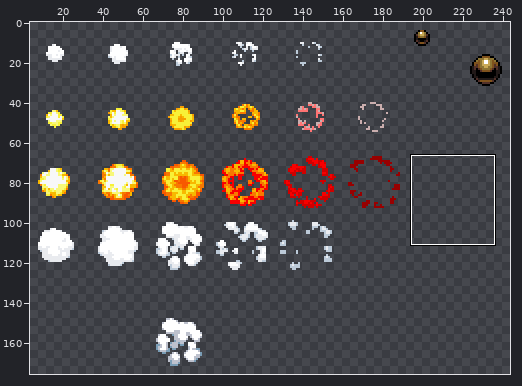
Sprite sheet: Invasion.gmx/sprites/images/sprGfx_0.png. Above, an overview of the earlier version with the close-up marked.
Close-up. Before:
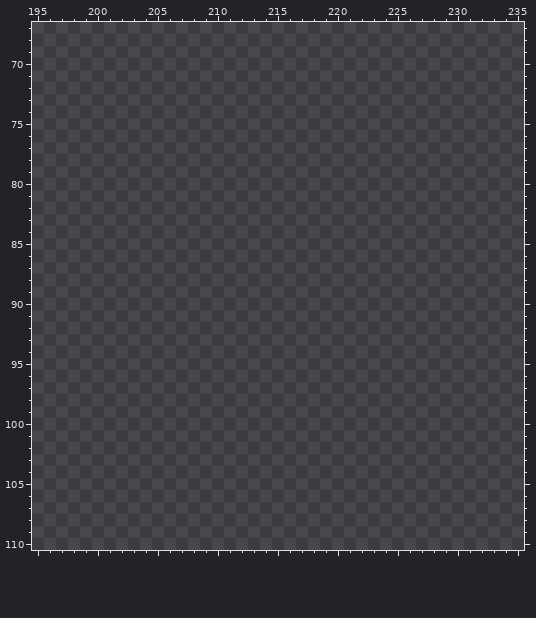
The file is 272x224 pixels. Colours within 5 levels of each other are drawn and written as one. Shown: x 195..235, y 67..110. The wide view leaves out empty margins. The commit also changed other parts of the picture, which this record leaves out.
After:
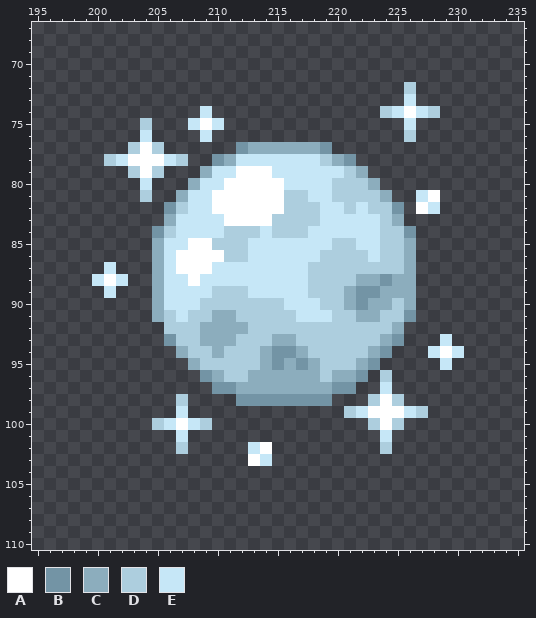
Palette (. is transparent): A #ffffff  B #7394a5  C #8cadbd  D #adcede  E #c6e7f7
Difference:
Changed rows in their new state; - is an unchanged pixel.
first column x 200:
 72 --------------------------D----
 73 --------------------------E----
 74 ---------E--------------DEAED--
 75 ----D---EAE---------------E----
 76 ----E----E----------------D----
 77 ---DAD------BCCCCCCB-----------
 78 -DEAAAED--BCEEEEEEEDCB---------
 79 ---DAD---CEEAAAEEEEEEDC--------
 80 ----E---CEEAAAAAEEEEDDDC-------
 81 ----D--CEEAAAAAADDEEDDDDC--EA--
 82 ------BDEEAAAAAADDDEEDEDDB-AE--
 83 ------CEEEEAAAADDDDEEEEEDC-----
 84 -----BDEEEEDDDEDDDEEEEEEDDB----
 85 -----CEEAADDDEEEEEEEDDEEDDC----
 86 -----CEAAAADDEEEEEEDDDDEDDC----
 87 -E---CEAAAEEEEEEEEDDDDDDDDC----
 88 EAE--CEEAEEEEEEEEEDDDDCCBCC----
 89 -E---CEEEEDDDEEEEEDDDCBBCCC----
 90 -----CEEEDDDDDDDEEEDDCBCCDC----
 91 -----CDEDDCCDDDDDEEEDDCCDDB----
 92 ------DDDCCCCDDDDDDDDDDDDC-----
 93 ------BDDCCCDDDCCDDDDDDDCB---E-
 94 -------CDDCDDDCBBCDDDDDCB---EAE
 95 --------CDDDDDCBCBCDDDCB-----E-
 96 ---------BCDDCCCCCCDCCB-D------
 97 ----------BBCCCCCCCCBB--E------
 98 -------D----BBBBBBBB---DAD-----
 99 -------E-------------DEAAAED---
100 -----DEAED-------------DAD-----
101 -------E----------------E------
102 -------D-----EA---------D------
103 -------------AE----------------
Where, in picture pixels (left, top, right, bottom), the same in both close-ups:
added: (92, 82, 464, 466)
